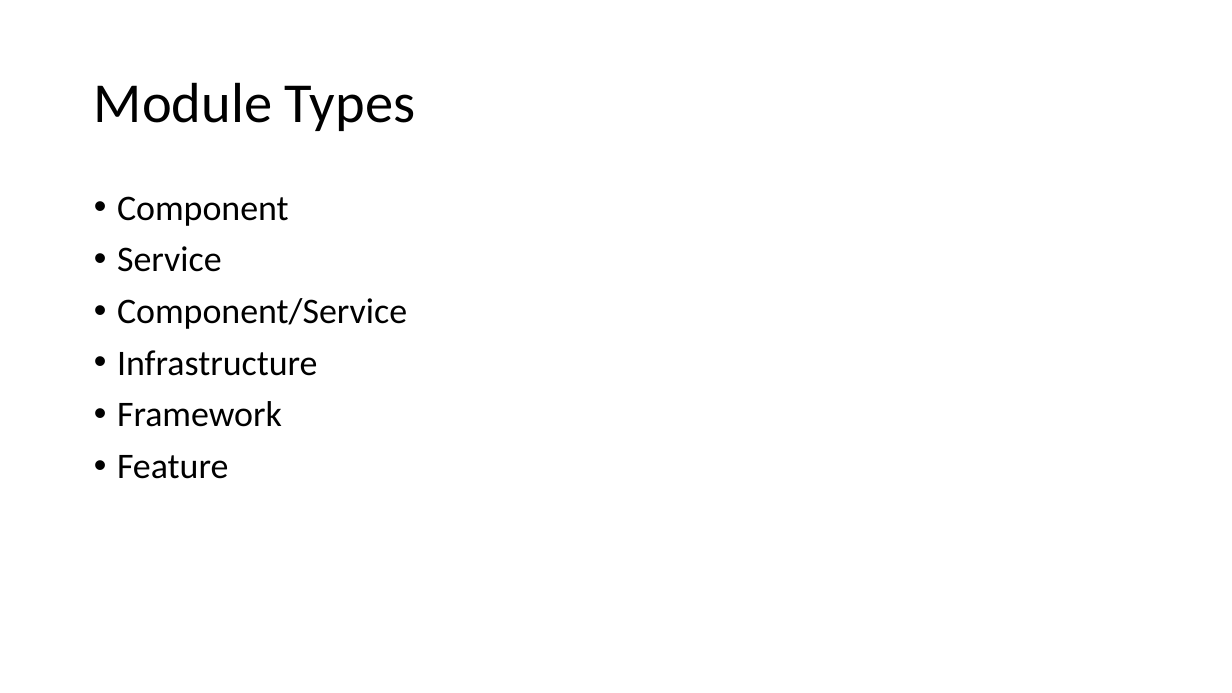
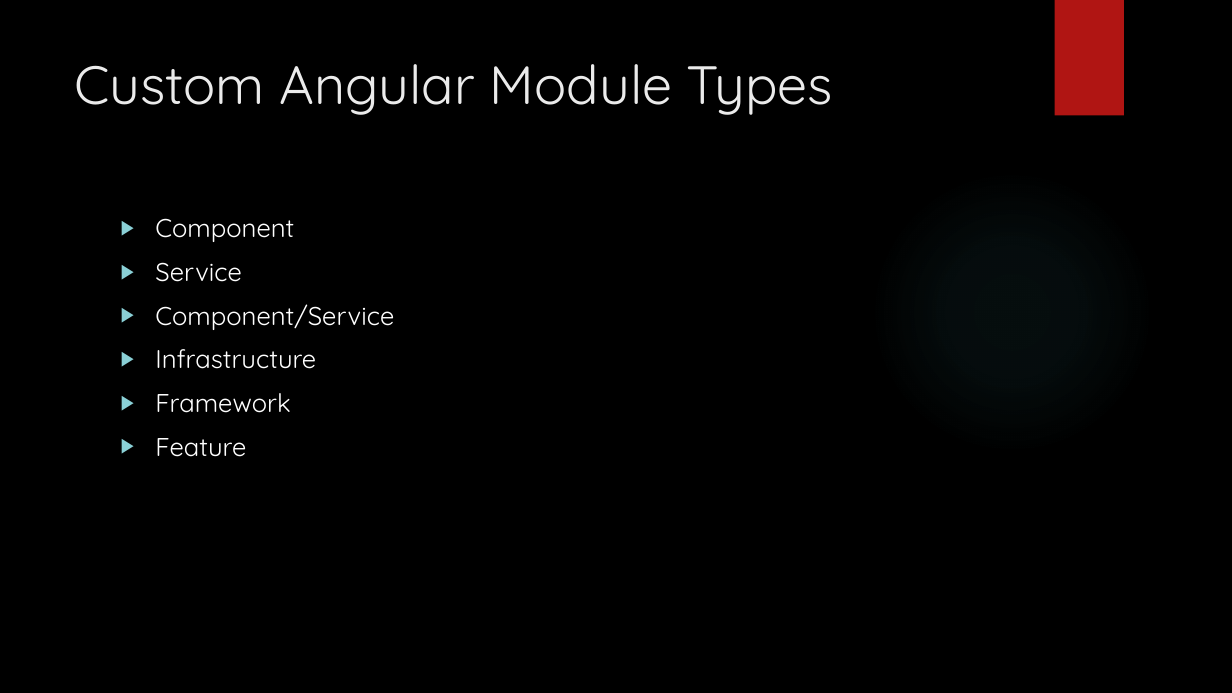
Before and after one commit to buildmotion/custom-angular-modules, a slide deck: slide 14 of presentation/custom-angular-modules.pptx (slide 11 before the commit). Drawn at 1232x693 pixels with LibreOffice and Linux fonts; fonts in the diff are those of the drawing; background and template pictures are left out. Boxes give left, top, right and bottom in pixels: in the first picture for what was removed or moved away, otherwise in the second. Text is boxed around its words. In the diff, an @@ line names an element or a change of style, - is before the commit and + after.

Commit message:
content for module types; outline updates;

```diff
--- a/presentation/custom-angular-modules.pptx
+++ b/presentation/custom-angular-modules.pptx
@@ background #FFFFFF to picture (left out) @@
@@ rectangle added at (1055, 0, 1124, 116), fill #B01513 @@
@@ title "Custom Angular Module Types" at (75, 64, 833, 115): vertical alignment middle to top @@
@@ title at (75, 64, 833, 115): text changed; size 44 to 42 pt; font Calibri to Quicksand; text colour #000000 to #EBEBEB @@
-Module Types
+Custom Angular Module Types
@@ ellipse added at (870, 169, 1154, 454), fill gradient #50B9C1 @@
@@ text "Component": place and size @@
-text "Component" at (117, 196, 407, 479)
+text "Component" at (155, 218, 394, 457)
@@ text "Component" at (155, 218, 394, 457): size 28 to 20 pt, font Calibri to Quicksand, text colour #000000 to #FFFFFF; bullet • to ▶; line spacing 0.9 to 1 @@
```
Also in this commit, not shown: 50 other slides changed, 8 slides added.
